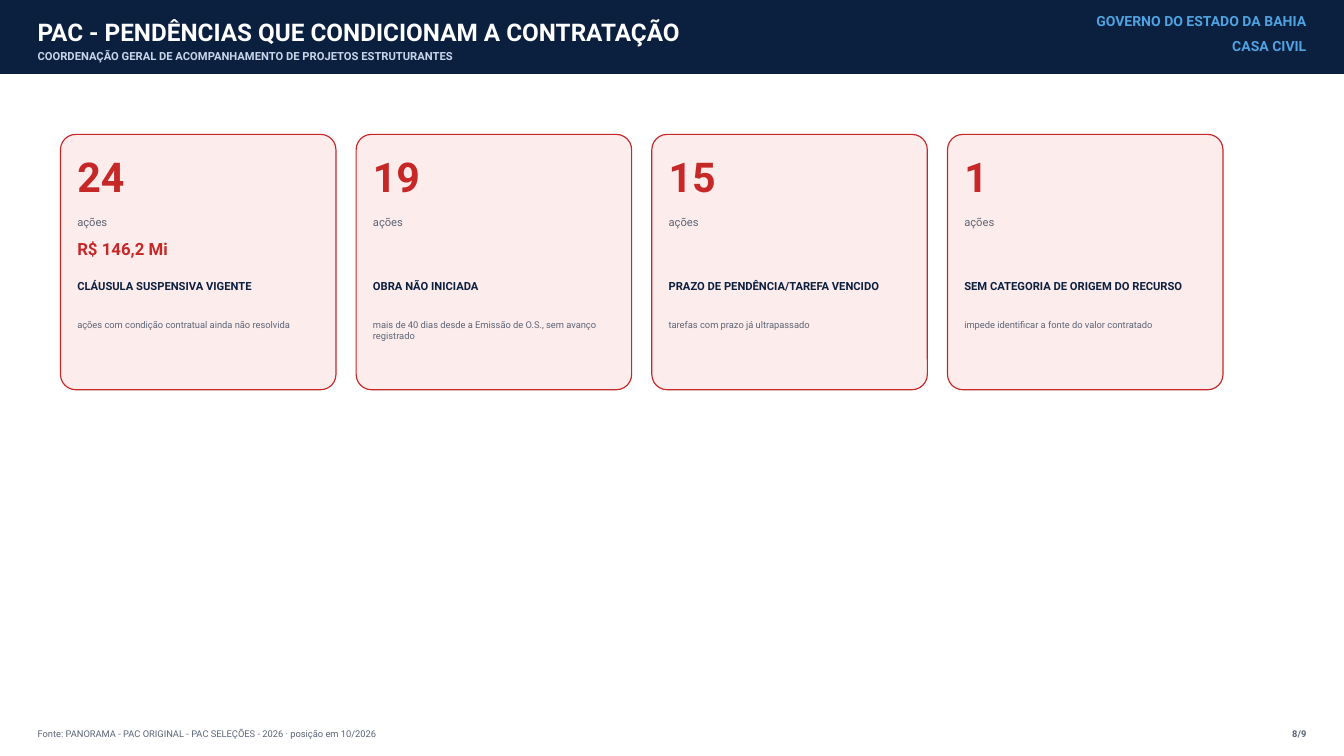
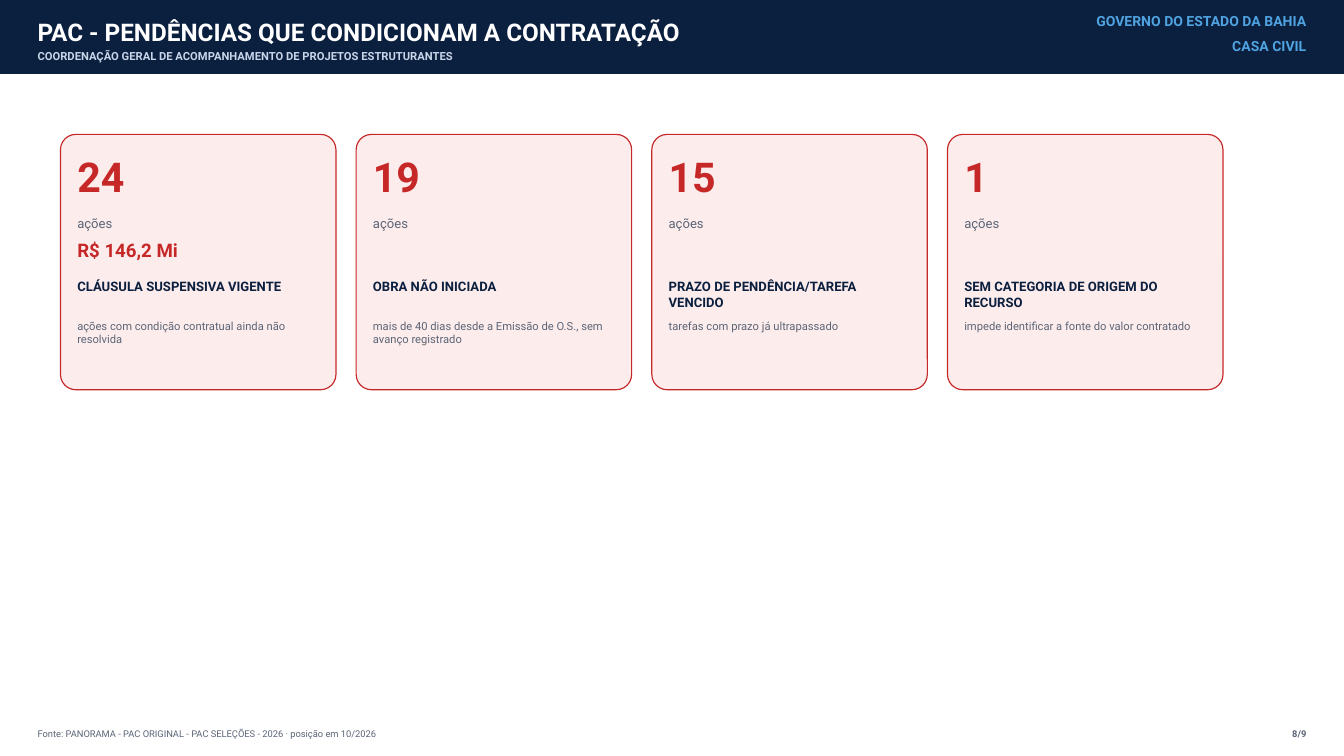
Before and after one commit to drochafig-sketch/cgape-balanco-pac, a slide deck: slide 8 of ANALISE_FINANCEIRA_PAC.pptx. Drawn at 1344x756 pixels with LibreOffice and Linux fonts; fonts in the diff are those of the drawing. Boxes give left, top, right and bottom in pixels: in the first picture for what was removed or moved away, otherwise in the second. Text is boxed around its words. In the diff, an @@ line names an element or a change of style, - is before the commit and + after.

```diff
--- a/ANALISE_FINANCEIRA_PAC.pptx
+++ b/ANALISE_FINANCEIRA_PAC.pptx
@@ text "R$ 146,2 Mi" at <box>77,241,178,260</box>: size 18 to 20 pt @@
@@ size 12 to 14 pt in 8 elements at <box>77,218,112,231</box>, <box>77,279,281,291</box>, <box>373,218,408,231</box>, <box>373,279,496,291</box>, <box>669,218,704,231</box>, <box>669,279,856,307</box>, <box>964,218,999,231</box>, <box>964,281,1158,307</box> @@
@@ size 10 to 12 pt in 4 elements at <box>77,321,286,343</box>, <box>373,321,602,346</box>, <box>669,321,838,333</box>, <box>964,321,1190,332</box> @@
```
Also in this commit, not shown: 8 other slides changed, 4 other files.
